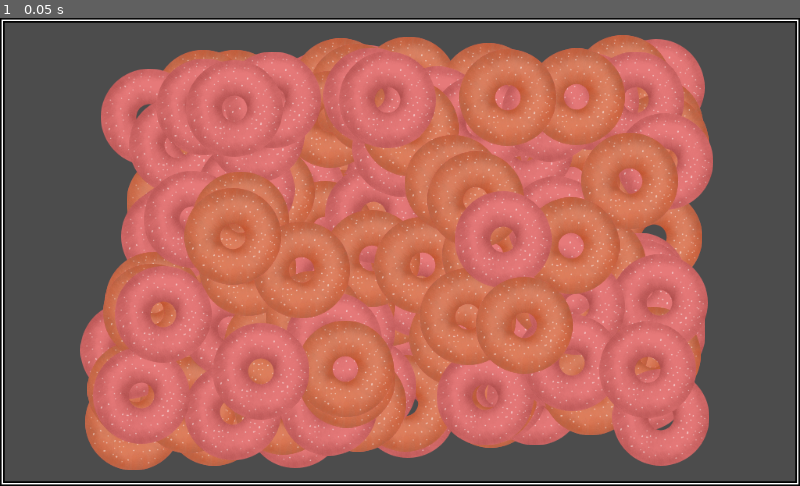
Above: before the commit, frame 1.
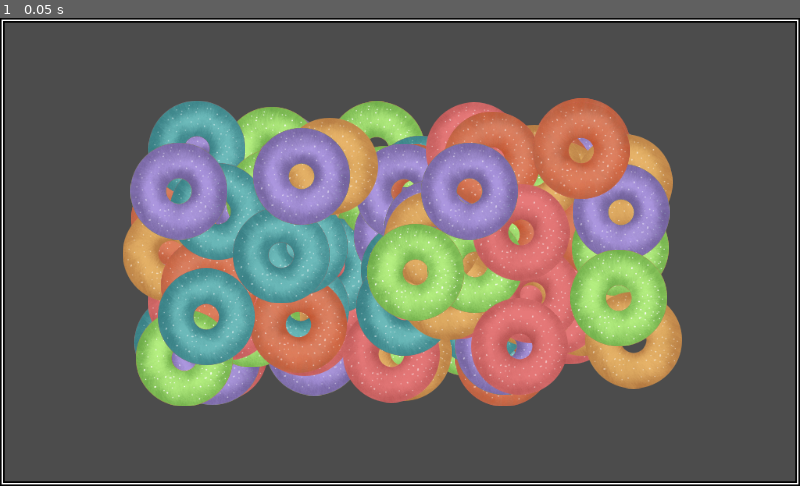
Above: after the commit, the same moment.

Repository: klettari/loops
Game: Godot game, scene res://main.tscn
The game is run twice, just before and just after one commit, with the same random seed, the same clock (stepped at 60 frames per second) and the same inputs.
Inputs:
- Up to frame 1 (0.05 s): no input

The runs differ from the first frame. In frame 1, 58% of the frame differs, in the area x 10-90%, y 3-97%.

Commit message:
LOOPS of all colors

Diff:
--- /dev/null
+++ b/assets/scenes/cyan.tscn
@@ -0,0 +1,7 @@
+[gd_scene load_steps=2 format=2]
+
+[ext_resource path="res://assets/img/cyan.png" type="Texture" id=1]
+
+[node name="cyan" type="Sprite"]
+position = Vector2( 378.649, 304.314 )
+texture = ExtResource( 1 )
--- /dev/null
+++ b/assets/scenes/green.tscn
@@ -0,0 +1,7 @@
+[gd_scene load_steps=2 format=2]
+
+[ext_resource path="res://assets/img/green.png" type="Texture" id=1]
+
+[node name="green" type="Sprite"]
+position = Vector2( 414.671, 383.774 )
+texture = ExtResource( 1 )
--- /dev/null
+++ b/assets/scenes/purple.tscn
@@ -0,0 +1,7 @@
+[gd_scene load_steps=2 format=2]
+
+[ext_resource path="res://assets/img/purple.png" type="Texture" id=1]
+
+[node name="purple" type="Sprite"]
+position = Vector2( 586.304, 299.017 )
+texture = ExtResource( 1 )
--- /dev/null
+++ b/assets/scenes/yellow.tscn
@@ -0,0 +1,7 @@
+[gd_scene load_steps=2 format=2]
+
+[ext_resource path="res://assets/img/yellow.png" type="Texture" id=1]
+
+[node name="yellow" type="Sprite"]
+position = Vector2( 254.692, 358.347 )
+texture = ExtResource( 1 )
--- a/assets/scripts/main.gd
+++ b/assets/scripts/main.gd
@@ -8,15 +8,15 @@
 var screenWidth = 1024
 var screenHeight = 600
 
-var vericalOffset = 20
-var horizontalOffset = 100
+var vericalOffset = 100
+var horizontalOffset = 150
 
 var lowestXValue = spriteWidth / 2 + horizontalOffset
 var lowestYValue = spriteHeight / 2 + vericalOffset
 var highestXValue = screenWidth - 124 / 2 - horizontalOffset
 var highestYValue = screenHeight - 124 / 2 - vericalOffset
 
-var totalLoopsOfEachKind = 100
+var totalLoopsOfEachKind = 20
 
 func _ready():
 	random = RandomNumberGenerator.new()
@@ -24,10 +24,18 @@
 
 	var packagedSceneOrange = load("res://assets/scenes/orange.tscn")
 	var packagedSceneRed = load("res://assets/scenes/red.tscn")
+	var packagedSceneYellow = load("res://assets/scenes/yellow.tscn")
+	var packagedSceneGreen = load("res://assets/scenes/green.tscn")
+	var packagedSceneCyan = load("res://assets/scenes/cyan.tscn")
+	var packagedScenePurple = load("res://assets/scenes/purple.tscn")
 
 	for i in range(0, totalLoopsOfEachKind) :
 		placeLoop(packagedSceneOrange)
 		placeLoop(packagedSceneRed)
+		placeLoop(packagedSceneYellow)
+		placeLoop(packagedSceneGreen)
+		placeLoop(packagedSceneCyan)
+		placeLoop(packagedScenePurple)
 
 func placeLoop(packagedScene) :
 	var x = random.randi_range(lowestXValue, highestXValue)
Binary file added: assets/img/cyan.png
Not shown, added: assets/img/cyan.png.import
Binary file added: assets/img/green.png
Not shown, added: assets/img/green.png.import
Binary file added: assets/img/purple.png
Not shown, added: assets/img/purple.png.import
Binary file added: assets/img/yellow.png
Not shown, added: assets/img/yellow.png.import
Not shown, changed: assets/img/loops.kra
Not shown, added: assets/img/loops.kra~
